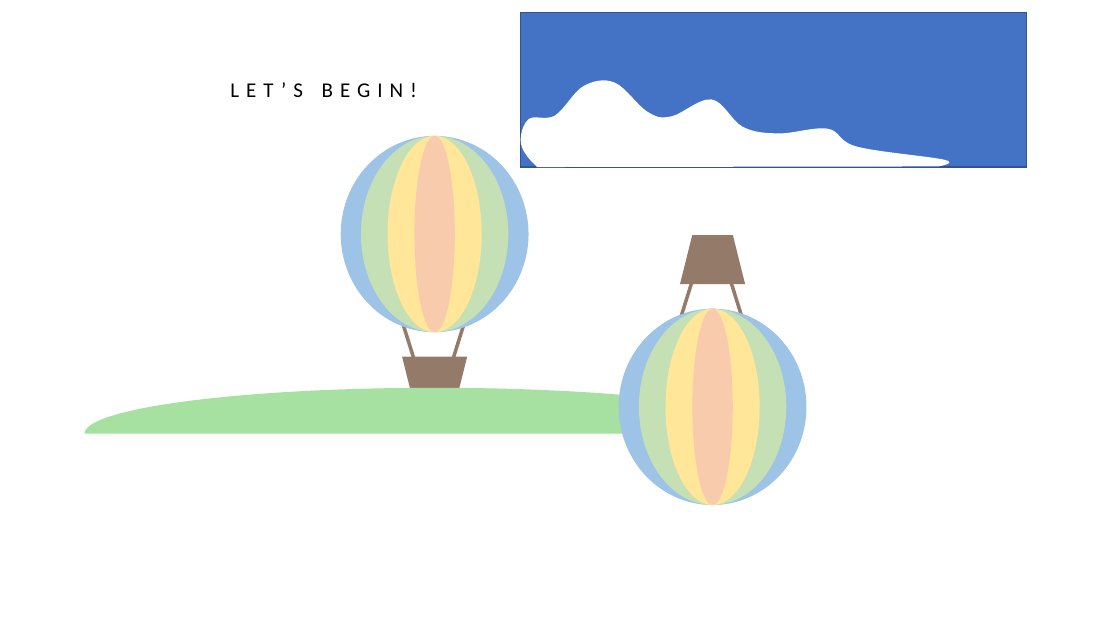
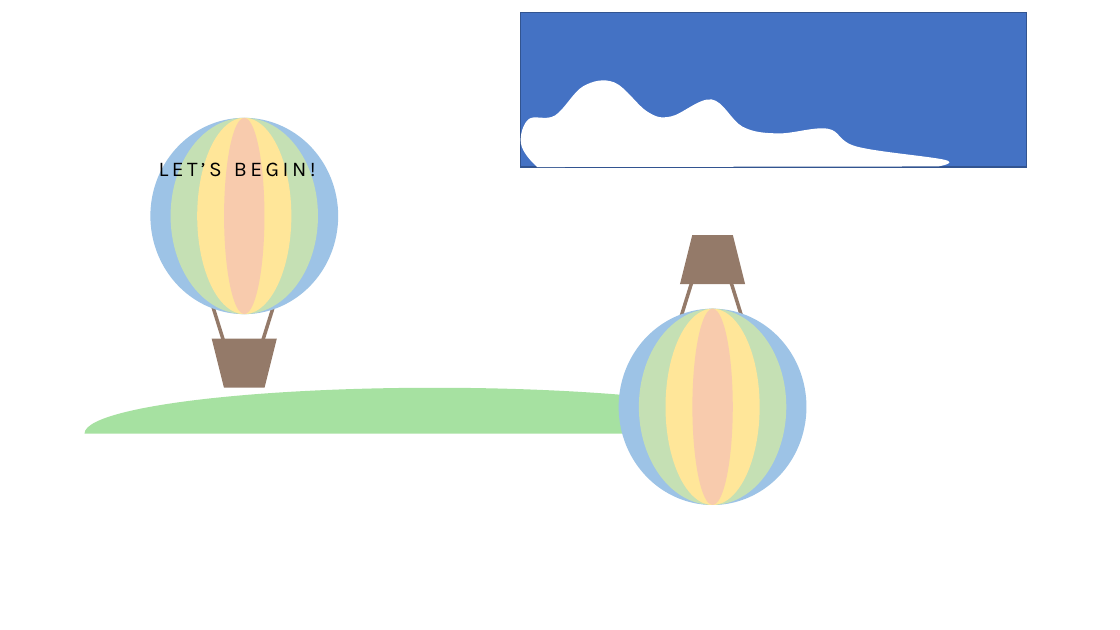
Before and after one commit to catherinesyeh/bkt-balloon, a slide deck: slide 1 of images/images.pptx. Drawn at 1120x630 pixels with LibreOffice and Linux fonts; fonts in the diff are those of the drawing. Boxes give left, top, right and bottom in pixels: in the first picture for what was removed or moved away, otherwise in the second. Text is boxed around its words. In the diff, an @@ line names an element or a change of style, - is before the commit and + after.

```diff
--- a/images/images.pptx
+++ b/images/images.pptx
@@ text "LET’S BEGIN!" moved from (x1=230, y1=82, x2=417, y2=97) to (x1=159, y1=157, x2=316, y2=182) @@
@@ text "LET’S BEGIN!" at (x1=159, y1=157, x2=316, y2=182): font Calibri to Karla, letter spacing 6 to 3 pt @@
@@ 4 ellipses, 2 lines, 1 trapezoid moved together from (x1=341, y1=136, x2=529, y2=406) to (x1=150, y1=118, x2=339, y2=387) @@
```
Also in this commit, not shown: 1 slide added, 1 slide removed, 6 other files.
